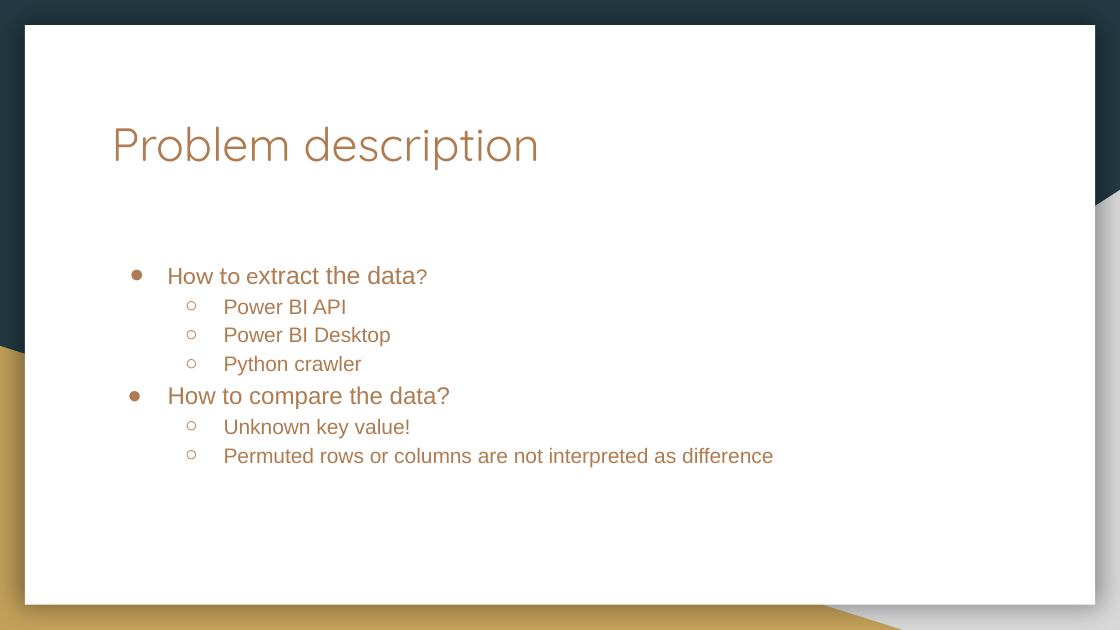
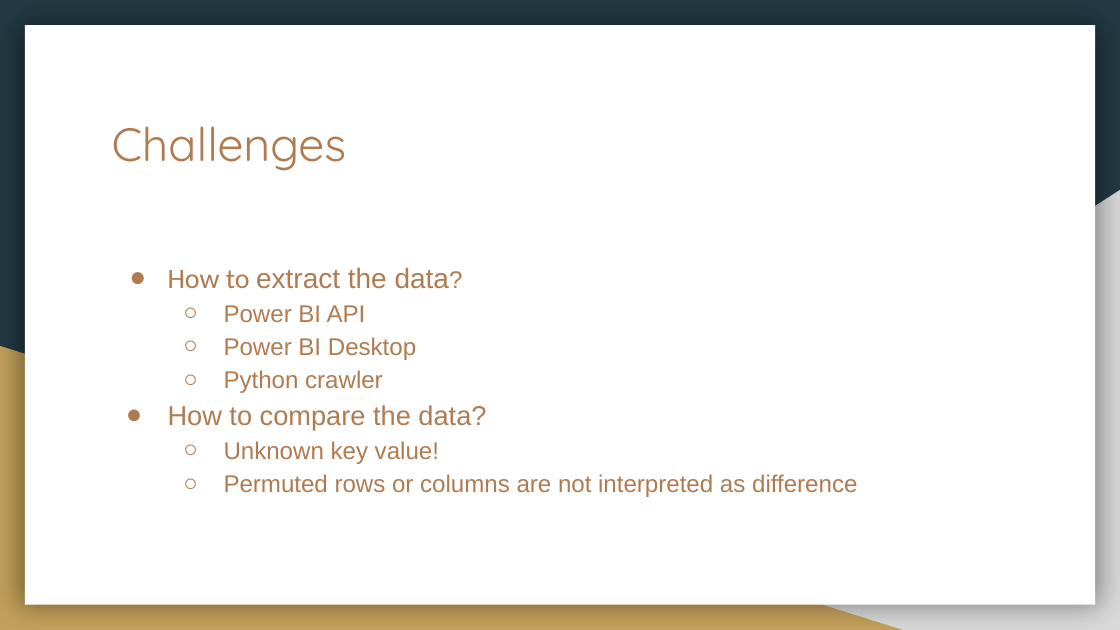
Before and after one commit to theteleton/project, a slide deck: slide 6 of presentation/presentation.pptx. Drawn at 1120x630 pixels with LibreOffice and Linux fonts; fonts in the diff are those of the drawing. Boxes give left, top, right and bottom in pixels: in the first picture for what was removed or moved away, otherwise in the second. Text is boxed around its words. In the diff, an @@ line names an element or a change of style, - is before the commit and + after.

```diff
--- a/presentation/presentation.pptx
+++ b/presentation/presentation.pptx
@@ title at [112,126,347,171]: text changed @@
-Problem description
+Challenges
@@ text "How to extract the data?" at [168,267,857,497]: size 16 to 18 pt in "How to extract the data?"; size 13.5 to 15.5 pt in "data?", "Power BI API", "Power BI Desktop", "Python crawler" and 2 more places; font Calibri to Arial in "extract"; size 15.5 to 17.5 pt in "How to compare the data?"; indent changed @@
```
Also in this commit, not shown: 7 other slides changed, 1 slide added.
